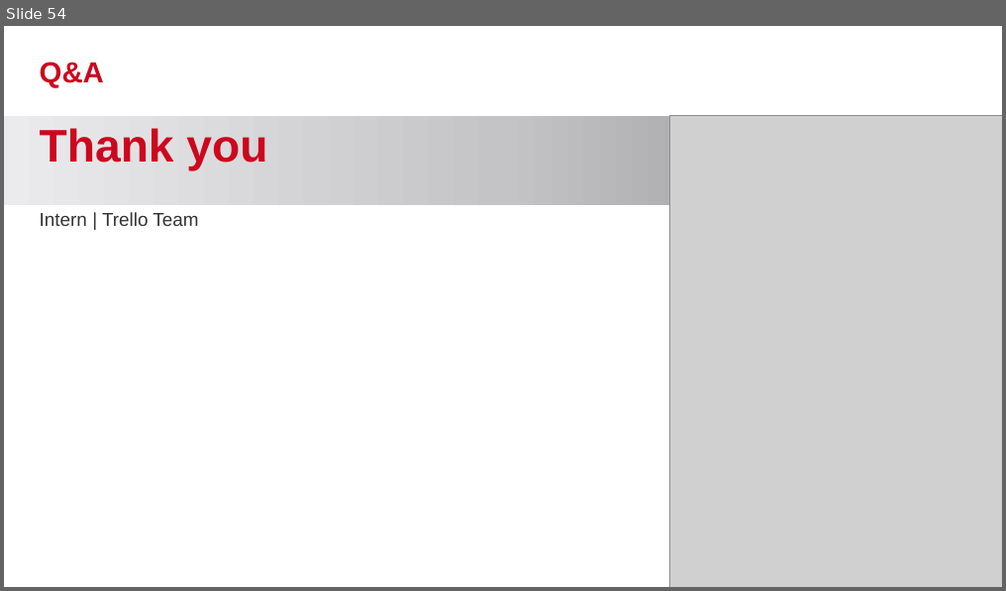
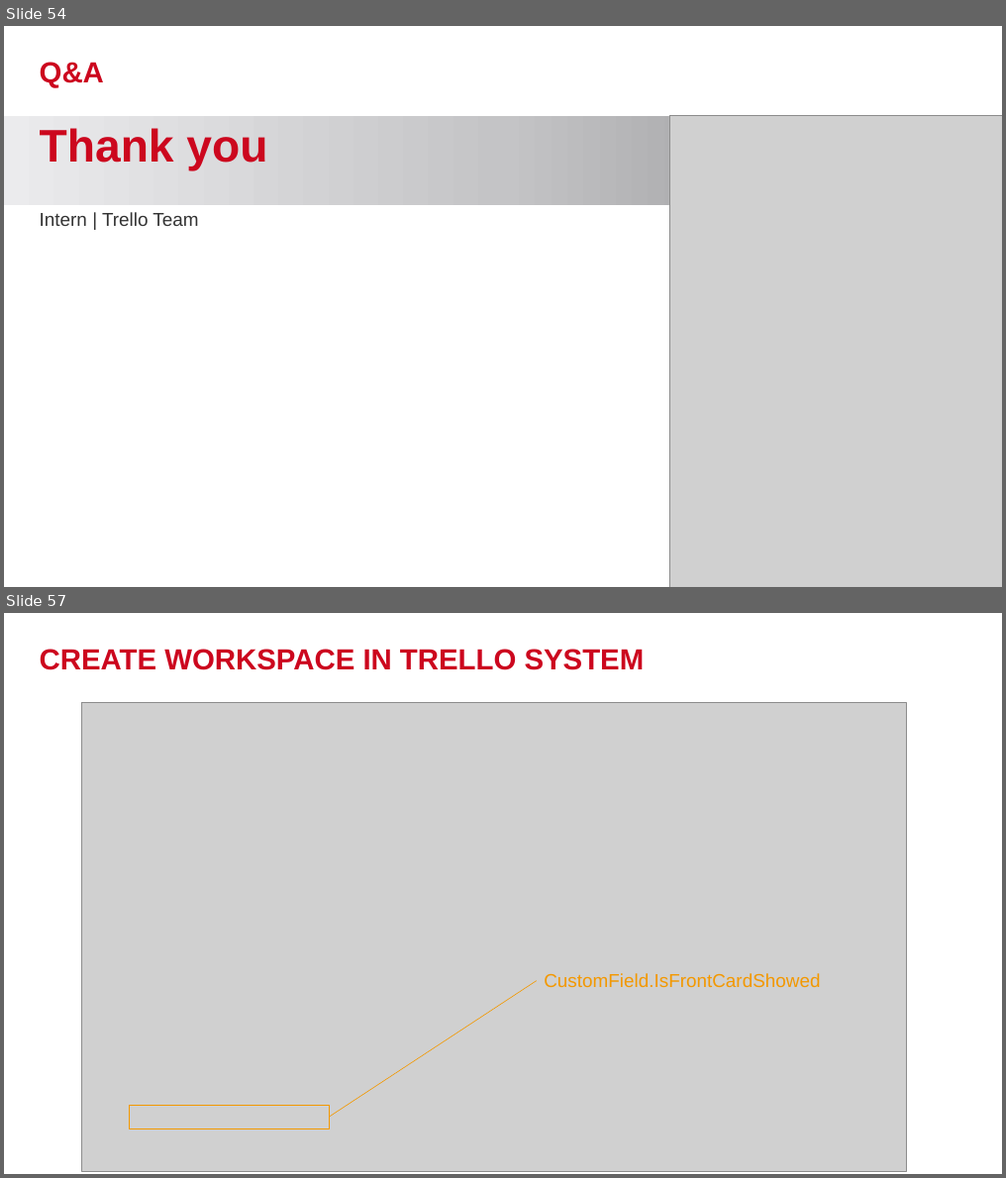
Before and after one commit to khoado-dev/YPP4-KhoaDo, a slide deck: Documents/Presentation/IntroductionFunctionInTrelloSystem.pptx. Shown one above the other, each under a label of ours: slide 54 before the commit, slides 54 and 57 after it; the slides between them are not shown. The pictures are 1006x591 and 1006x1178 pixels, drawn with LibreOffice and Linux fonts; fonts in the diff are those of the drawing; grey boxes stand for pictures; background and template pictures are left out. Boxes give left, top, right and bottom in pixels: in the first picture for what was removed or moved away, otherwise in the second. Text is boxed around its words. In the diff, an @@ line names an element or a change of style, - is before the commit and + after.

```diff
--- a/Documents/Presentation/IntroductionFunctionInTrelloSystem.pptx
+++ b/Documents/Presentation/IntroductionFunctionInTrelloSystem.pptx
@@ slide 57 added at box(4, 613, 1002, 1174), background #FFFFFF @@
@@ title added at box(40, 649, 645, 670), 28 pt, text #CC071E, bold @@
+CREATE WORKSPACE IN TRELLO SYSTEM
@@ picture added at box(81, 703, 907, 1171) @@
@@ line added from (329, 1117) to (537, 981), #F39800 0.6 pt @@
@@ text added at box(544, 973, 820, 987), 18 pt, text #F39800 @@
+CustomField.IsFrontCardShowed
@@ rectangle added at box(130, 1105, 330, 1129), outline #F39800 0.6 pt @@
```
Also in this commit, not shown: 2 slides changed, 2 other slides added, 3 other files.
